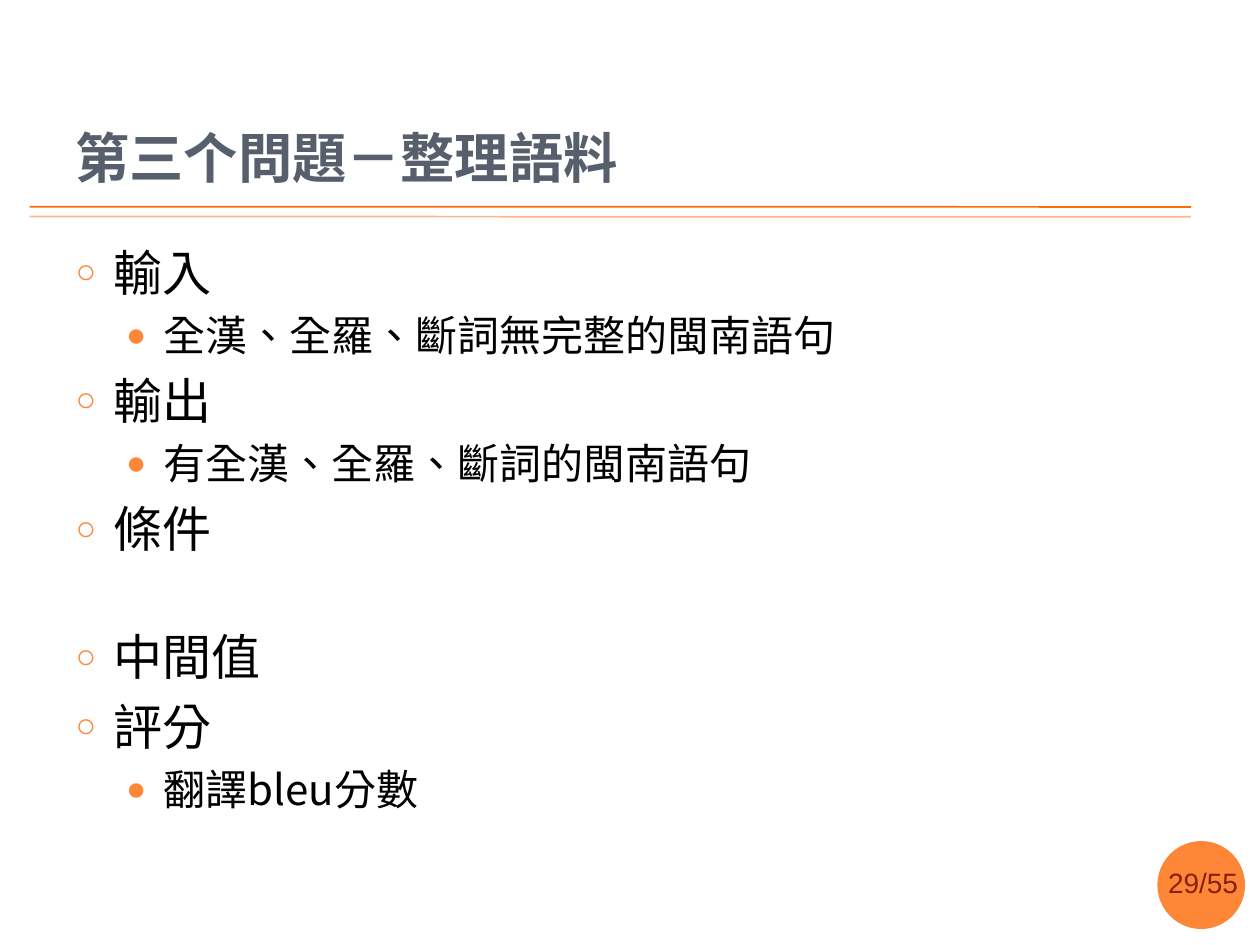
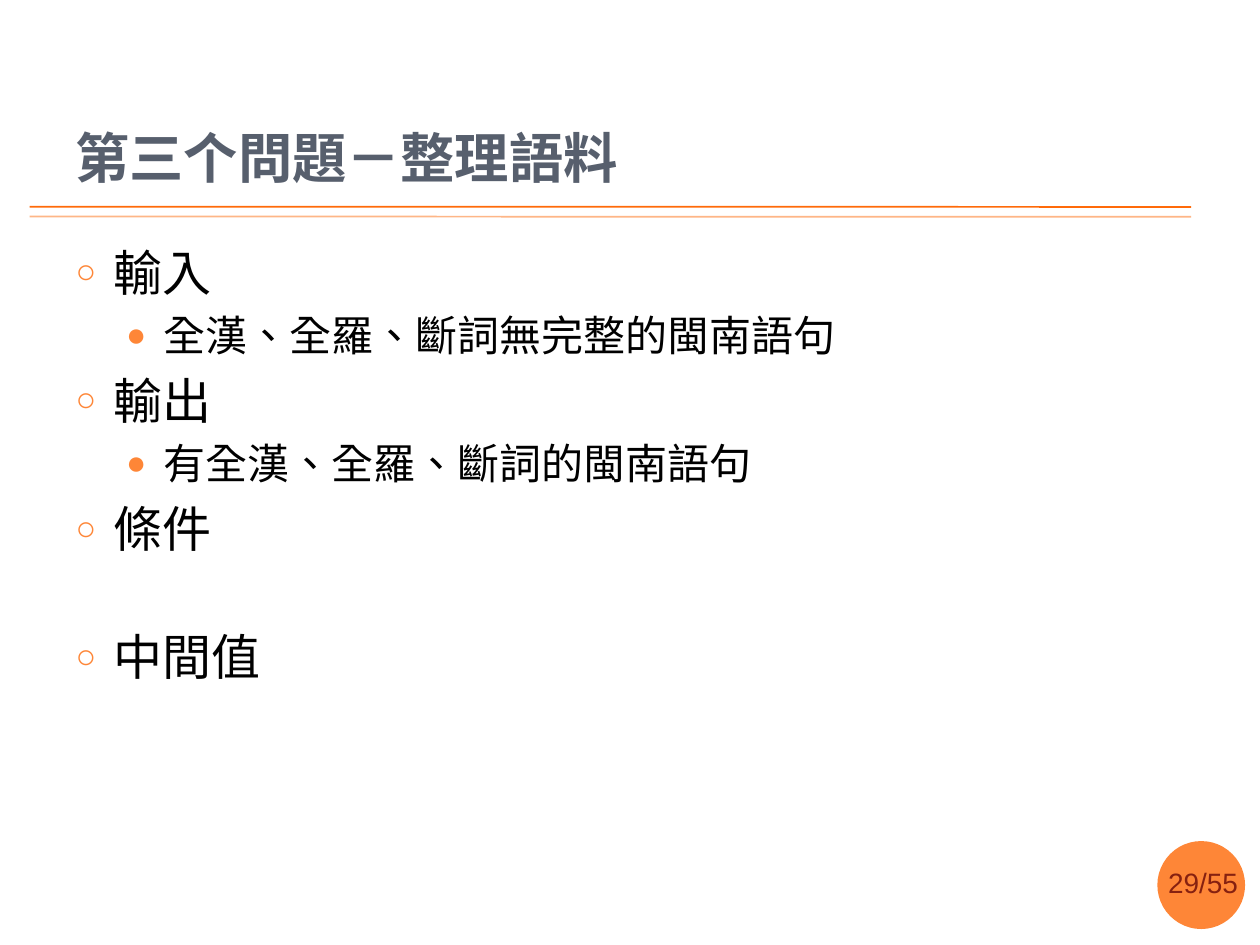
Before and after one commit to sih4sing5hong5/po3-ko3_tau5-iann2-phinn3, a slide deck: slide 29 of 翻譯報告.pptx. Drawn at 1260x945 pixels with LibreOffice and Linux fonts; fonts in the diff are those of the drawing; background and template pictures are left out. Boxes give left, top, right and bottom in pixels: in the first picture for what was removed or moved away, otherwise in the second. Text is boxed around its words. In the diff, an @@ line names an element or a change of style, - is before the commit and + after.

```diff
--- a/翻譯報告.pptx
+++ b/翻譯報告.pptx
@@ text at [113,704,419,809]: paragraphs removed @@
-○ 評分
-  ● 翻譯bleu分數
```
Also in this commit, not shown: 10 other slides changed, 1 slide removed.
